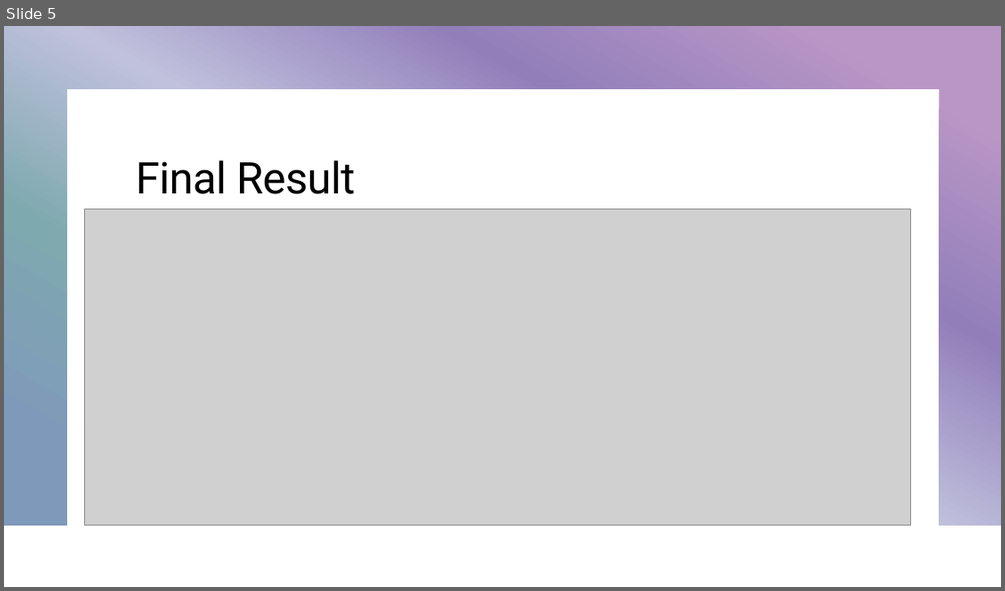
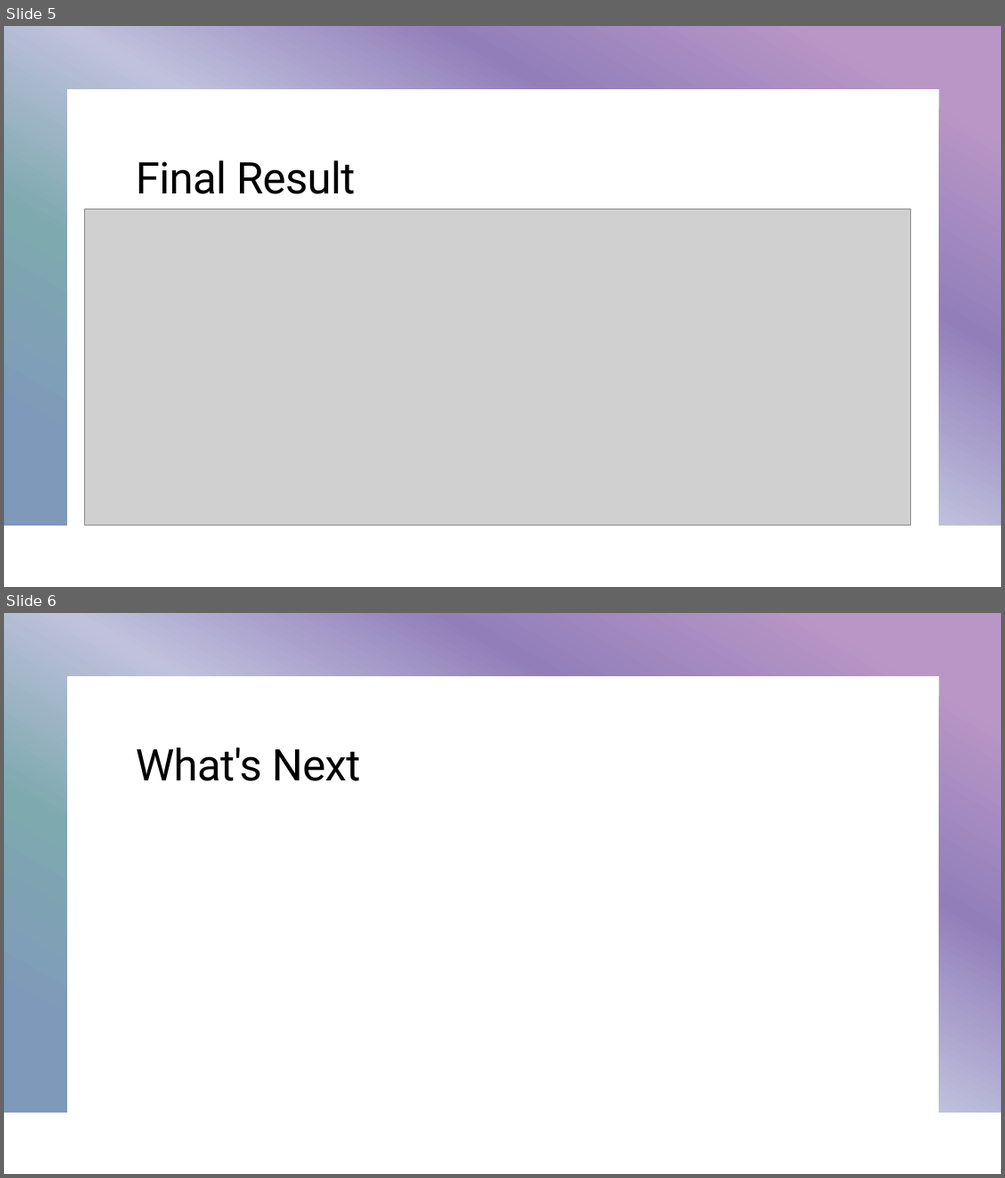
Before and after one commit to meshalsuccess/HackDavis2021, a slide deck: Invest-In.pptx. Shown one above the other, each under a label of ours: slide 5 before the commit, slides 5 and 6 after it. The pictures are 1005x591 and 1005x1178 pixels, drawn with LibreOffice and Linux fonts; fonts in the diff are those of the drawing; grey boxes stand for pictures. Boxes give left, top, right and bottom in pixels: in the first picture for what was removed or moved away, otherwise in the second. Text is boxed around its words. In the diff, an @@ line names an element or a change of style, - is before the commit and + after.

```diff
--- a/Invest-In.pptx
+++ b/Invest-In.pptx
@@ slide 6 added at (4, 613, 1001, 1174), background #FFFFFF; not listed: 1 template element that a slide beside it also shows @@
@@ title added at (136, 747, 360, 781), 42 pt, text #000000 @@
+What's Next
```
Also in this commit, not shown: 1 slide changed.
